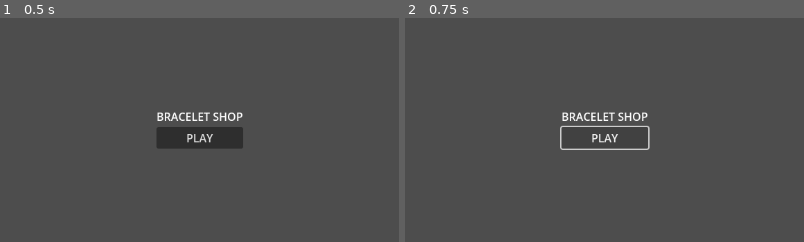
Above: before the commit, frames 1-2 (left to right).
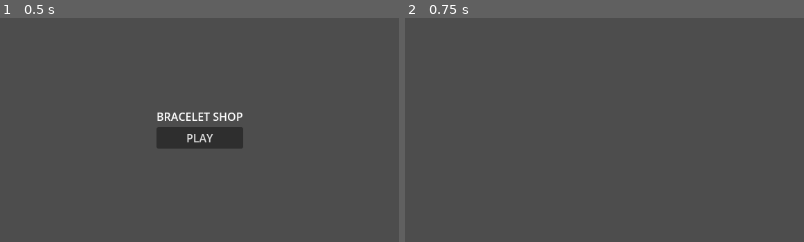
Above: after the commit, the same moments.

Repository: jphants/bracelet-shop
Game: Godot game, scene res://MainMenu/MainMenu.tscn
The game is run twice, just before and just after one commit, with the same random seed, the same clock (stepped at 60 frames per second) and the same inputs.
Inputs:
- Up to frame 1 (0.5 s): no input
- Up to frame 2 (0.75 s): click "PLAY" at 0.5 s
The pictures show only the part of the screen within x 25-75%, y 25-75%; the shares and areas given below are measured in that part.

Frame 1 is identical in both runs. In frame 2, 1.0% of the frame differs, in the area x 38-62%, y 41-59%.

Commit message:
Scene: Thread selection

Diff:
--- /dev/null
+++ b/Game/thread_selector.gd
@@ -0,0 +1,43 @@
+extends Node2D
+
+var items = ["item1", "item2", "item3", "item4", "item5"]
+var selected_index = 0
+
+var is_mouse_in_selection_area = false
+var dragging = false
+
+@onready var start_area: Area2D = $StartArea
+@onready var end_area: Area2D = $EndArea
+
+func _ready() -> void:
+	print("Selected: ", items[selected_index])
+
+func _process(delta: float) -> void:
+	if Input.is_action_just_pressed("scroll_down"):
+		selected_index = (selected_index + 1) % items.size()
+		print("Selected: ", items[selected_index])
+
+	if Input.is_action_just_pressed("scroll_up"):
+		selected_index = (selected_index - 1 + items.size()) % items.size()
+		print("Selected: ", items[selected_index])
+	# Start drag
+	if Input.is_action_just_pressed("click") and is_mouse_in_selection_area:
+		dragging = true
+		print("Started dragging")
+
+	# Stop drag if mouse released
+	if Input.is_action_just_released("click"):
+		dragging = false
+
+
+func _on_start_area_mouse_entered() -> void:
+	is_mouse_in_selection_area = true
+
+func _on_start_area_mouse_exited() -> void:
+	is_mouse_in_selection_area = false
+
+
+func _on_end_area_mouse_entered() -> void:
+	if dragging:
+		print("Drag completed!")
+		dragging = false
--- /dev/null
+++ b/Game/thread_selector.tscn
@@ -0,0 +1,28 @@
+[gd_scene load_steps=4 format=3 uid="uid://cg0hkkt1lywcm"]
+
+[ext_resource type="Script" uid="uid://dinqxw17bqmyy" path="res://Game/thread_selector.gd" id="1_ncj0j"]
+
+[sub_resource type="CircleShape2D" id="CircleShape2D_ncj0j"]
+radius = 57.00877
+
+[sub_resource type="CircleShape2D" id="CircleShape2D_ccn18"]
+radius = 59.07622
+
+[node name="ThreadSelector" type="Node2D"]
+script = ExtResource("1_ncj0j")
+
+[node name="StartArea" type="Area2D" parent="."]
+position = Vector2(1022, 310)
+
+[node name="CollisionShape2D" type="CollisionShape2D" parent="StartArea"]
+shape = SubResource("CircleShape2D_ncj0j")
+
+[node name="EndArea" type="Area2D" parent="."]
+position = Vector2(221, 306)
+
+[node name="CollisionShape2D" type="CollisionShape2D" parent="EndArea"]
+shape = SubResource("CircleShape2D_ccn18")
+
+[connection signal="mouse_entered" from="StartArea" to="." method="_on_start_area_mouse_entered"]
+[connection signal="mouse_exited" from="StartArea" to="." method="_on_start_area_mouse_exited"]
+[connection signal="mouse_entered" from="EndArea" to="." method="_on_end_area_mouse_entered"]
--- a/MainMenu/MainMenu.tscn
+++ b/MainMenu/MainMenu.tscn
@@ -1,12 +1,15 @@
-[gd_scene format=3 uid="uid://dxhg5ou81x57q"]
+[gd_scene load_steps=2 format=3 uid="uid://dxhg5ou81x57q"]
 
-[node name="Control" type="Control"]
+[ext_resource type="Script" uid="uid://cgce2btnnuw21" path="res://MainMenu/main_menu.gd" id="1_otibh"]
+
+[node name="MainMenu" type="Control"]
 layout_mode = 3
 anchors_preset = 15
 anchor_right = 1.0
 anchor_bottom = 1.0
 grow_horizontal = 2
 grow_vertical = 2
+script = ExtResource("1_otibh")
 
 [node name="VBoxContainer" type="VBoxContainer" parent="."]
 layout_mode = 1
@@ -29,3 +32,5 @@
 [node name="Button" type="Button" parent="VBoxContainer"]
 layout_mode = 2
 text = "PLAY"
+
+[connection signal="pressed" from="VBoxContainer/Button" to="." method="_on_button_pressed"]
--- /dev/null
+++ b/MainMenu/main_menu.gd
@@ -0,0 +1,17 @@
+extends Control
+
+const GAME_SCENE = preload("uid://cg0hkkt1lywcm")
+
+# Called when the node enters the scene tree for the first time.
+func _ready() -> void:
+	pass # Replace with function body.
+
+
+# Called every frame. 'delta' is the elapsed time since the previous frame.
+func _process(delta: float) -> void:
+	pass
+
+
+func _on_button_pressed() -> void:
+	get_tree().change_scene_to_packed(GAME_SCENE)
+	pass # Replace with function body.
--- a/project.godot
+++ b/project.godot
@@ -14,3 +14,21 @@
 run/main_scene="res://MainMenu/MainMenu.tscn"
 config/features=PackedStringArray("4.5", "Forward Plus")
 config/icon="res://icon.svg"
+
+[input]
+
+scroll_down={
+"deadzone": 0.2,
+"events": [Object(InputEventMouseButton,"resource_local_to_scene":false,"resource_name":"","device":-1,"window_id":0,"alt_pressed":false,"shift_pressed":false,"ctrl_pressed":false,"meta_pressed":false,"button_mask":0,"position":Vector2(0, 0),"global_position":Vector2(0, 0),"factor":1.0,"button_index":5,"canceled":false,"pressed":false,"double_click":false,"script":null)
+]
+}
+scroll_up={
+"deadzone": 0.2,
+"events": [Object(InputEventMouseButton,"resource_local_to_scene":false,"resource_name":"","device":-1,"window_id":0,"alt_pressed":false,"shift_pressed":false,"ctrl_pressed":false,"meta_pressed":false,"button_mask":0,"position":Vector2(0, 0),"global_position":Vector2(0, 0),"factor":1.0,"button_index":4,"canceled":false,"pressed":false,"double_click":false,"script":null)
+]
+}
+click={
+"deadzone": 0.2,
+"events": [Object(InputEventMouseButton,"resource_local_to_scene":false,"resource_name":"","device":-1,"window_id":0,"alt_pressed":false,"shift_pressed":false,"ctrl_pressed":false,"meta_pressed":false,"button_mask":0,"position":Vector2(0, 0),"global_position":Vector2(0, 0),"factor":1.0,"button_index":1,"canceled":false,"pressed":false,"double_click":false,"script":null)
+]
+}
Not shown, added: Game/thread_selector.gd.uid
Not shown, added: MainMenu/main_menu.gd.uid
